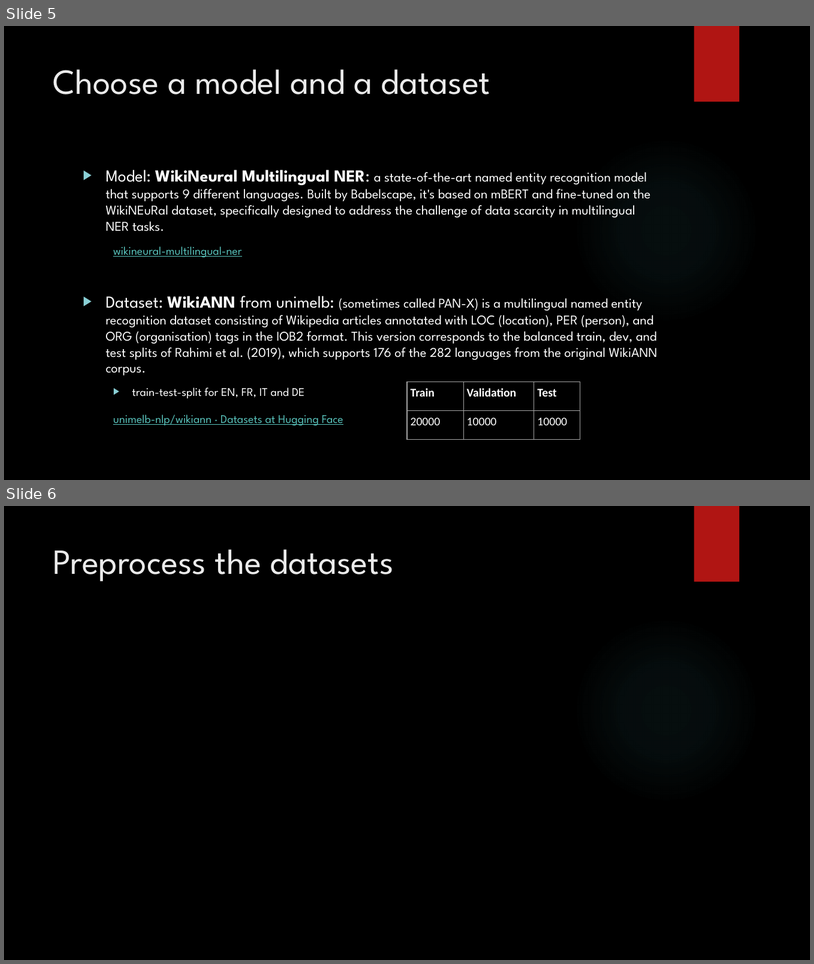
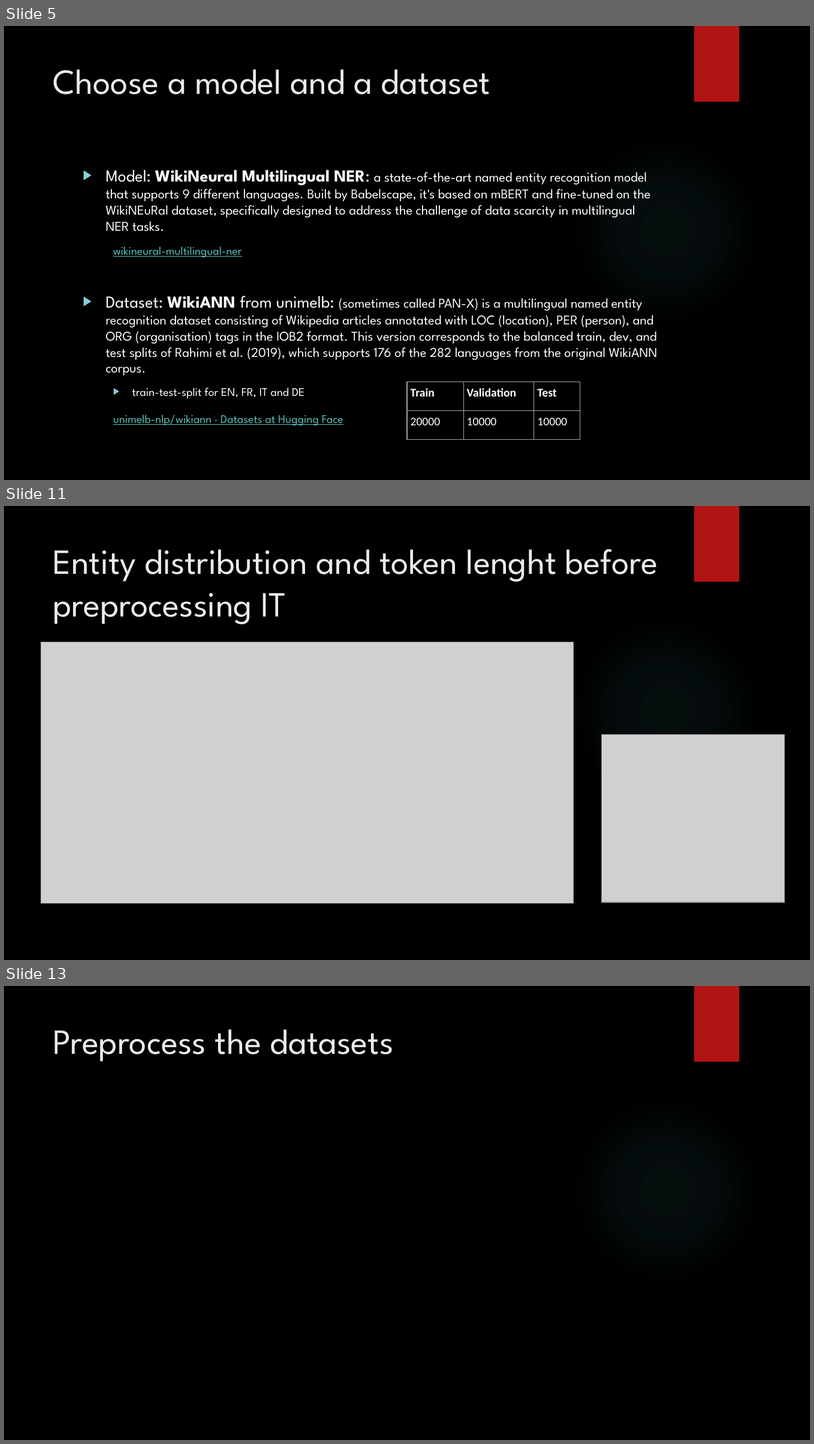
Before and after one commit to Beabir/TaskModule4_MNER, a slide deck: CAS NLP Module 4_jd_bb.pptx. Shown one above the other, each under a label of ours: slides 5 and 6 before the commit, slides 5, 11 and 13 after it; the slides between them are not shown. The pictures are 814x964 and 814x1444 pixels, drawn with LibreOffice and Linux fonts; fonts in the diff are those of the drawing; grey boxes stand for pictures; background and template pictures are left out. Boxes give left, top, right and bottom in pixels: in the first picture for what was removed or moved away, otherwise in the second. Text is boxed around its words. In the diff, an @@ line names an element or a change of style, - is before the commit and + after.

```diff
--- a/CAS NLP Module 4_jd_bb.pptx
+++ b/CAS NLP Module 4_jd_bb.pptx
@@ slide 11 added at box(4, 506, 810, 960), background picture (left out); not listed: 2 template elements that a slide beside it also shows @@
@@ title added at box(53, 549, 658, 624), 42 pt, text #EBEBEB @@
+Entity distribution and token lenght before preprocessing IT
@@ picture added at box(41, 642, 574, 903) @@
@@ picture added at box(602, 735, 785, 902) @@
@@ what was slide 6 is now slide 13 @@
```
Also in this commit, not shown: 1 slide changed, 6 other slides added.
